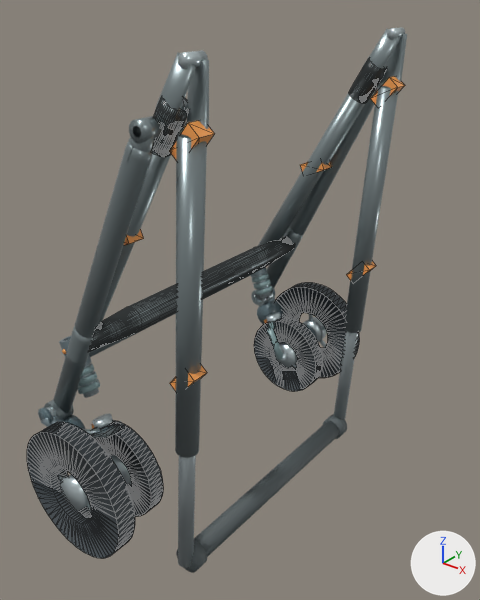
A saved change to the glTF model models/no_cabin/w550_state3_wheel_S.glb.
Camera for both pictures: a 50 mm lens placed at (1.506, -0.738, 0.809), pointed at (0.925, -0.012, 0.359). Every picture has the same lights, and +X, +Y and +Z are marked at lower right. The picture after the commit comes second. Mesh edges are drawn as thin lines on the coarser meshes.

In view in the first picture: 'FL_tire.004', 'FR_tire.004', 'RL_tire.004', 'RR_tire.004', 'V46_rear_leg_-1.005', 'V46_rear_leg_1.005', 'V46_rearbar.005', 'main_lower_-1.005', 'main_lower_1.005', 'main_upper_-1.005', 'main_upper_1.005', 'round_handle.004' and 52 more.
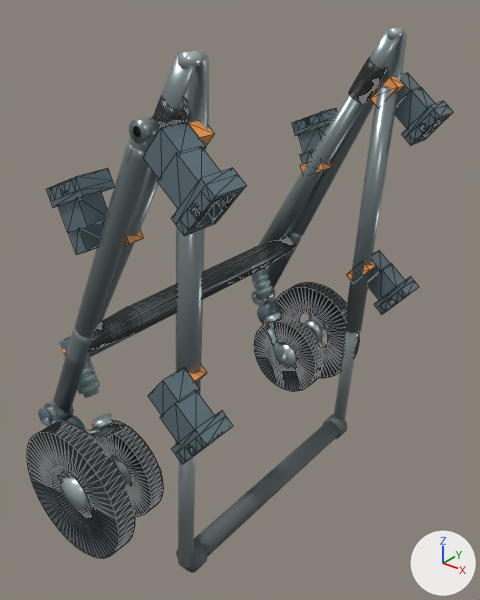
Boxes (x1, y1, x2, y2) around the edits, measured in the pictures (480 x 600 px):
'Universal_Cabin_Receiver_M_-1', added: after (143, 122, 246, 236)
'Universal_Cabin_Receiver_H_-1', added: after (148, 369, 233, 464)
'Universal_Cabin_Receiver_L_-1', added: after (46, 168, 114, 255)
'Universal_Cabin_Receiver_M_1', added: after (395, 73, 453, 145)
'Universal_Cabin_Receiver_H_1', added: after (368, 250, 419, 314)
'Universal_Cabin_Receiver_L_1', added: after (292, 108, 337, 164)

What the commit changed:
Material 'Universal Cabin Receiver' (mat_universal_cabin_receiver) is new.
Its base color is (0.18, 0.26, 0.3) (greyish blue #768b95).
Its metallic is 0.58.
Its roughness is 0.42.
Mesh me_universal_cabin_receiver_m__1 is new.
It has 76 vertices, 156 faces and spans x 1.0034..1.1092, y -0.28..-0.232, z 0.5744..0.6758.
It uses material mat_universal_cabin_receiver (greyish blue #768b95).
Mesh me_universal_cabin_receiver_l__1 is new.
It has 76 vertices, 156 faces and spans x 0.8439..0.9118, y -0.28..-0.232, z 0.5027..0.6071.
It uses material mat_universal_cabin_receiver (greyish blue #768b95).
Mesh me_universal_cabin_receiver_h__1 is new.
It has 76 vertices, 156 faces and spans x 0.9848..1.0906, y -0.28..-0.232, z 0.275..0.3764.
It uses material mat_universal_cabin_receiver (greyish blue #768b95).
Mesh me_universal_cabin_receiver_m_1 is new.
It has 76 vertices, 156 faces and spans x 1.0034..1.1092, y 0.232..0.28, z 0.5744..0.6758.
It uses material mat_universal_cabin_receiver (greyish blue #768b95).
Mesh me_universal_cabin_receiver_l_1 is new.
It has 76 vertices, 156 faces and spans x 0.8439..0.9118, y 0.232..0.28, z 0.5027..0.6071.
It uses material mat_universal_cabin_receiver (greyish blue #768b95).
Mesh me_universal_cabin_receiver_h_1 is new.
It has 76 vertices, 156 faces and spans x 0.9848..1.0906, y 0.232..0.28, z 0.275..0.3764.
It uses material mat_universal_cabin_receiver (greyish blue #768b95).
Object 'Universal_Cabin_Receiver_M_-1' (ob_universal_cabin_receiver_m__1) is new; it shows me_universal_cabin_receiver_m__1.
Its location is (0.0, 0.0, 0.0).
Object 'Universal_Cabin_Receiver_L_-1' (ob_universal_cabin_receiver_l__1) is new; it shows me_universal_cabin_receiver_l__1.
Its location is (0.0, 0.0, 0.0).
Object 'Universal_Cabin_Receiver_H_-1' (ob_universal_cabin_receiver_h__1) is new; it shows me_universal_cabin_receiver_h__1.
Its location is (0.0, 0.0, 0.0).
Object 'Universal_Cabin_Receiver_M_1' (ob_universal_cabin_receiver_m_1) is new; it shows me_universal_cabin_receiver_m_1.
Its location is (0.0, 0.0, 0.0).
Object 'Universal_Cabin_Receiver_L_1' (ob_universal_cabin_receiver_l_1) is new; it shows me_universal_cabin_receiver_l_1.
Its location is (0.0, 0.0, 0.0).
Object 'Universal_Cabin_Receiver_H_1' (ob_universal_cabin_receiver_h_1) is new; it shows me_universal_cabin_receiver_h_1.
Its location is (0.0, 0.0, 0.0).
